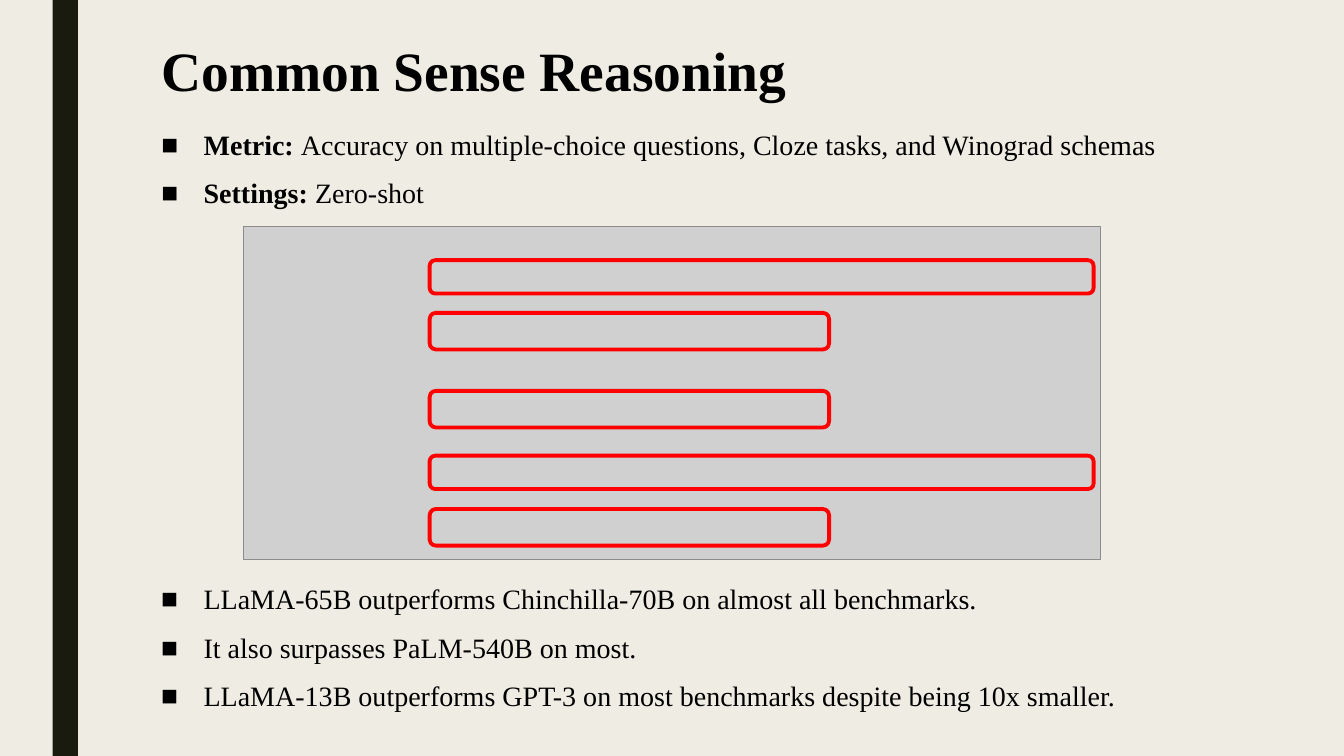
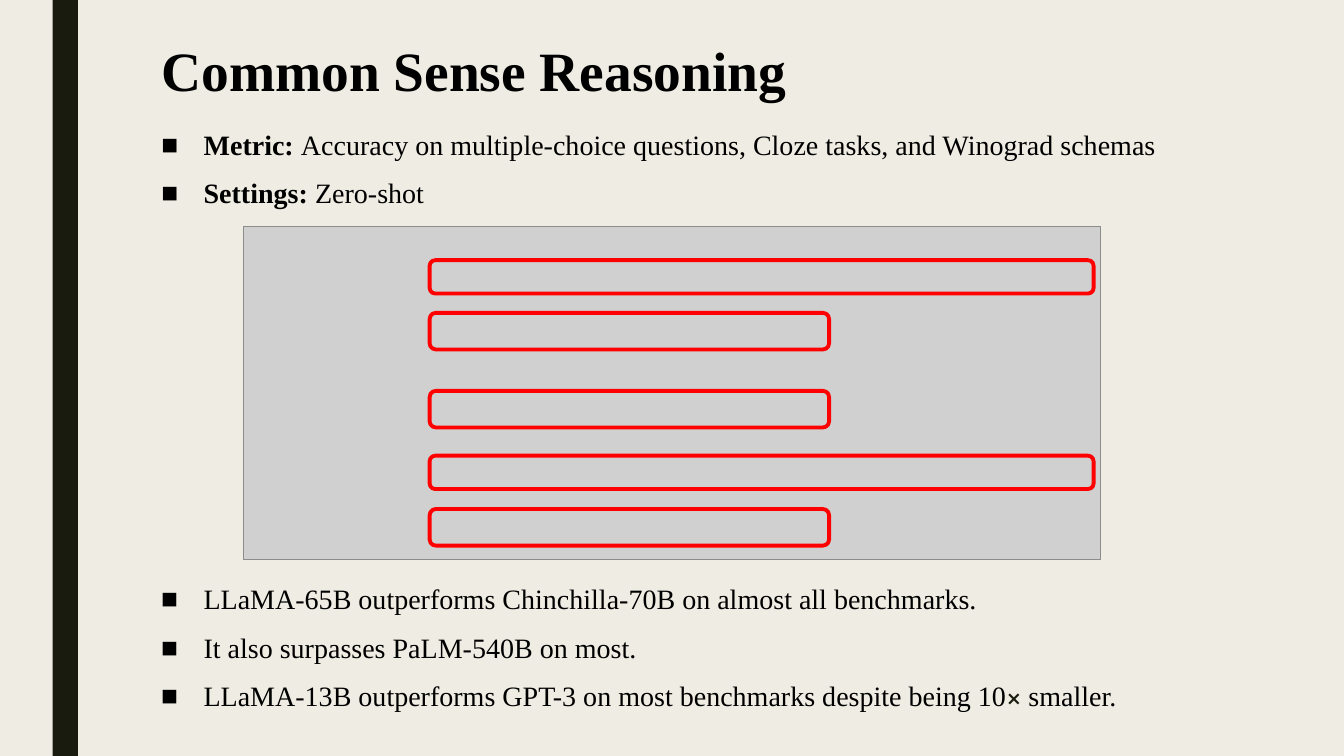
Before and after one commit to shlomi1993/llm-from-scratch, a slide deck: slide 10 of presentation/Lecture Slides.pptx. Drawn at 1344x756 pixels with LibreOffice and Linux fonts; fonts in the diff are those of the drawing; grey boxes stand for pictures. Boxes give left, top, right and bottom in pixels: in the first picture for what was removed or moved away, otherwise in the second. Text is boxed around its words. In the diff, an @@ line names an element or a change of style, - is before the commit and + after.

```diff
--- a/presentation/Lecture Slides.pptx
+++ b/presentation/Lecture Slides.pptx
@@ text at (x1=204, y1=686, x2=1116, y2=712): text changed @@
-■ LLaMA-13B outperforms GPT-3 on most benchmarks despite being 10x smaller.
+■ LLaMA-13B outperforms GPT-3 on most benchmarks despite being 10× smaller.
```
Also in this commit, not shown: 8 other slides changed, 3 other files.
